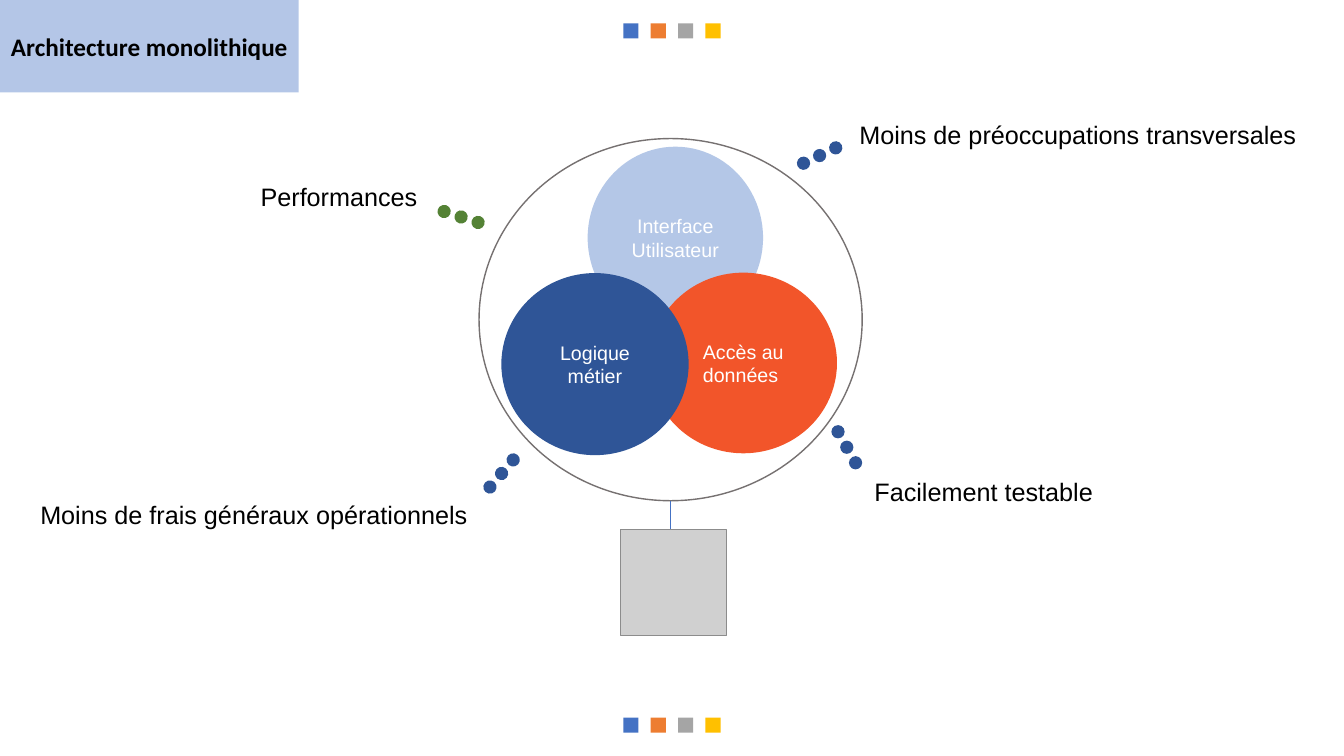
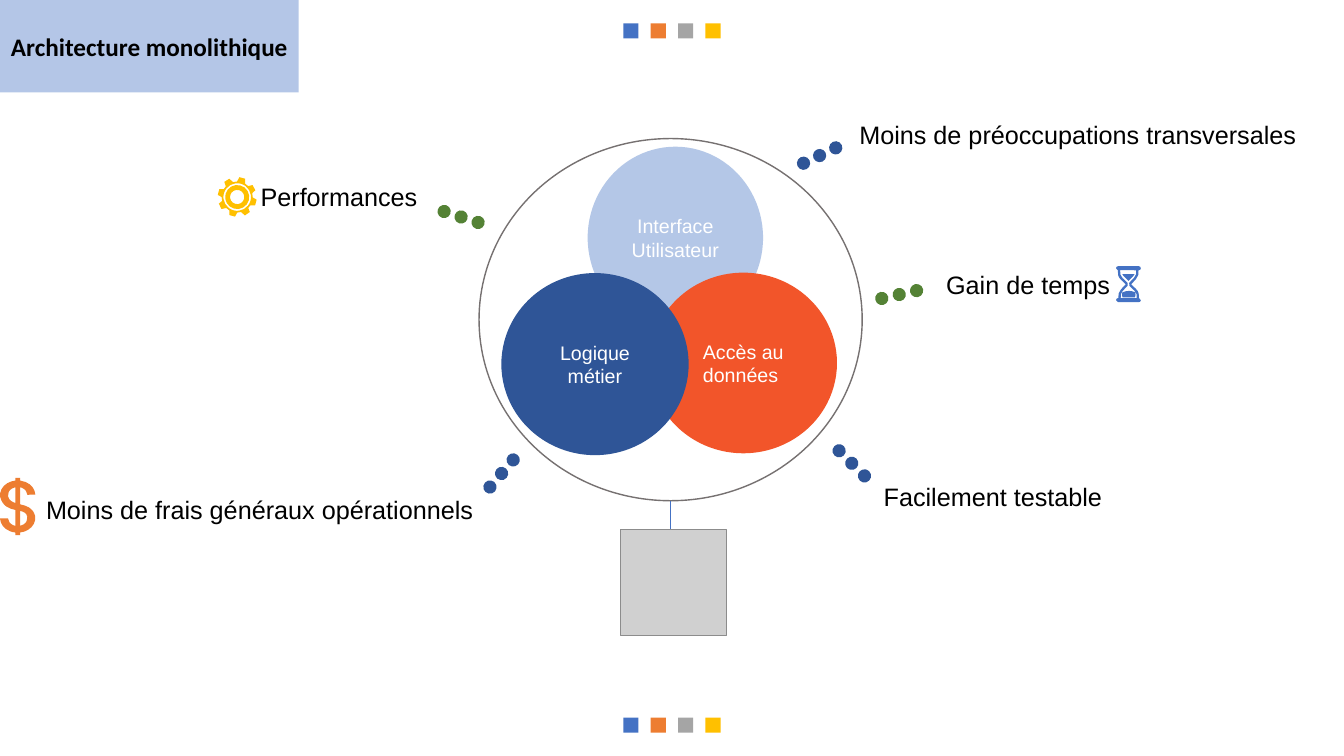
Before and after one commit to messaoudibrahim/Memoire, a slide deck: slide 8 of DIAPO/Présentation.pptx. Drawn at 1344x756 pixels with LibreOffice and Linux fonts; fonts in the diff are those of the drawing; grey boxes stand for pictures. Boxes give left, top, right and bottom in pixels: in the first picture for what was removed or moved away, otherwise in the second. Text is boxed around its words. In the diff, an @@ line names an element or a change of style, - is before the commit and + after.

```diff
--- a/DIAPO/Présentation.pptx
+++ b/DIAPO/Présentation.pptx
@@ freeform shape added at bbox=[218, 177, 257, 217], fill #FFC000 @@
@@ freeform shape added at bbox=[1100, 256, 1158, 314], fill #4472C4 @@
@@ ellipse added at bbox=[874, 291, 890, 307], fill #548235 @@
@@ ellipse added at bbox=[891, 287, 907, 303], fill #548235 @@
@@ ellipse added at bbox=[909, 283, 925, 299], fill #548235 @@
@@ text added at bbox=[946, 275, 1110, 299], 18 pt, text #000000 @@
+Gain de temps
@@ rotation 150 to 134 degrees in 3 elements at bbox=[855, 467, 874, 486], bbox=[842, 454, 861, 473], bbox=[830, 442, 849, 460] @@
@@ freeform shape added at bbox=[0, 478, 35, 535], fill #ED7D31 @@
@@ text "Facilement testable": place and size @@
-text "Facilement testable" at bbox=[874, 482, 1093, 502]
+text "Facilement testable" at bbox=[884, 487, 1102, 507]
@@ text "Moins de frais généraux opérationnels": place and size @@
-text "Moins de frais généraux opérationnels" at bbox=[40, 505, 467, 530]
+text "Moins de frais généraux opérationnels" at bbox=[46, 500, 473, 524]
```
Also in this commit, not shown: 2 other files.
